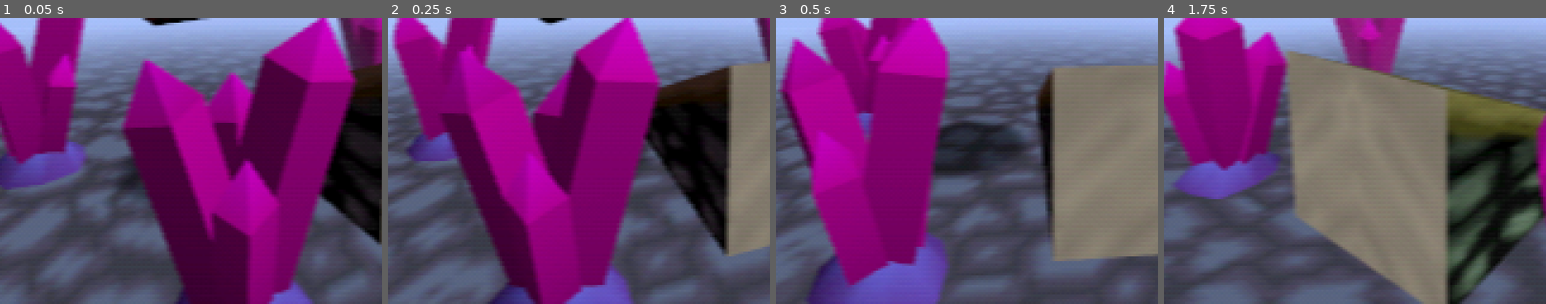
Above: before the commit, frames 1-4 (left to right).
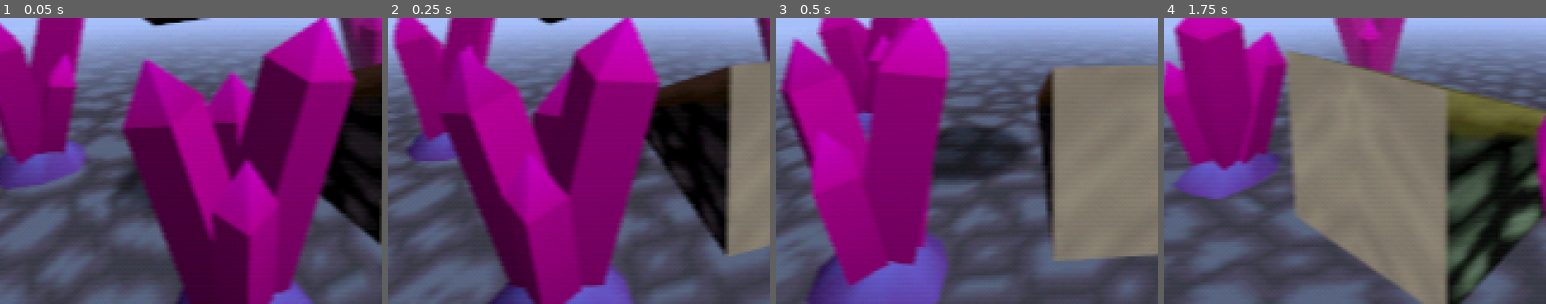
Above: after the commit, the same moments.

Repository: MenacingMecha/godot-n64-shader-demo
Game: Godot game, scene res://main.tscn
Same seed, same stepped clock (60 frames per second), same inputs: the game is played once before the commit and once after it. The engine's default icon, where the game draws it, is replaced by a stand-in: a white triangle on a blue panel in a dark square.
Inputs:
- Up to frame 1 (0.05 s): no input
- Up to frame 2 (0.25 s): no input
- Up to frame 3 (0.5 s): no input
- Up to frame 4 (1.75 s): tap Enter (ui_accept) at 0.5, 0.77, 1.52 s
The pictures show only the part of the screen within x 13-63%, y 50-100%; the shares and areas given below are measured in that part.

The runs differ from the first frame. In frame 1, less than 0.1% of the frame differs, in the area x 36-39%, y 63-66%; in frame 2, less than 0.1%; in frame 3, 0.8%, in the area x 41-65%, y 36-59%; in frame 4, nothing differs.

Commit message:
Removed redundant nodes in `world.tscn`

Diff:
--- a/world/object_mat.tres
+++ /dev/null
@@ -1,12 +0,0 @@
-[gd_resource type="ShaderMaterial" load_steps=3 format=2]
-
-[ext_resource path="res://shaders/n64_lit.shader" type="Shader" id=1]
-[ext_resource path="res://icon.png" type="Texture" id=2]
-
-[resource]
-shader = ExtResource( 1 )
-shader_param/modulate_color = Color( 1, 1, 1, 1 )
-shader_param/uv_scale = Vector2( 1, 1 )
-shader_param/uv_offset = Vector2( 0, 0 )
-shader_param/uv_pan_velocity = Vector2( 0, 0 )
-shader_param/albedoTex = ExtResource( 2 )
--- a/world/shadow/shadow.tscn
+++ b/world/shadow/shadow.tscn
@@ -10,5 +10,6 @@
 script = ExtResource( 2 )
 
 [node name="MeshInstance" type="MeshInstance" parent="."]
+transform = Transform( 1, 0, 0, 0, 1, 0, 0, 0, 1, 0, 0.02, 0 )
 mesh = SubResource( 1 )
 material/0 = ExtResource( 1 )
--- a/world/world.tscn
+++ b/world/world.tscn
@@ -1,13 +1,11 @@
-[gd_scene load_steps=22 format=2]
+[gd_scene load_steps=19 format=2]
 
 [ext_resource path="res://world/orbit_camera.gd" type="Script" id=1]
 [ext_resource path="res://world/bevel-box.obj" type="ArrayMesh" id=2]
 [ext_resource path="res://world/spatial_sin_pan.gd" type="Script" id=3]
 [ext_resource path="res://world/floor.tres" type="Material" id=4]
-[ext_resource path="res://world/object_mat.tres" type="Material" id=5]
 [ext_resource path="res://world/shadow/shadow.tscn" type="PackedScene" id=6]
 [ext_resource path="res://world/sparkle_mat.tres" type="Material" id=7]
-[ext_resource path="res://world/box.obj" type="ArrayMesh" id=8]
 [ext_resource path="res://world/object_metal_mat.tres" type="Material" id=9]
 [ext_resource path="res://world/light-shaft_mat.tres" type="Material" id=10]
 [ext_resource path="res://world/crystal/crystal_mesh.tscn" type="PackedScene" id=11]
@@ -35,10 +33,25 @@
 subdivide_width = 25
 subdivide_depth = 25
 
-[sub_resource type="BoxShape" id=4]
-extents = Vector3( 3.0314, 1, 1 )
+[node name="World" type="Spatial"]
 
-[node name="World" type="Spatial"]
+[node name="SceneControls" type="Node" parent="."]
+script = ExtResource( 16 )
+
+[node name="OrbitPoint" type="Spatial" parent="." groups=["can_pause", "can_restart"]]
+transform = Transform( 0.831023, 0, -0.556238, 0, 1, 0, 0.556238, 0, 0.831023, 0, -2.38419e-07, -4.76837e-07 )
+script = ExtResource( 1 )
+
+[node name="Camera" type="Camera" parent="OrbitPoint"]
+transform = Transform( 1, 0, 0, 0, 0.989078, 0.147395, 0, -0.147395, 0.989078, 0, 2.147, 4.48151 )
+fov = 68.1243
+
+[node name="DirectionalLight" type="DirectionalLight" parent="."]
+transform = Transform( 0.524194, -0.536217, 0.661583, 0, 0.776871, 0.62966, -0.851599, -0.330064, 0.407231, 4.40183, 2.79045, 2.57139 )
+light_bake_mode = 0
+
+[node name="WorldEnvironment" type="WorldEnvironment" parent="."]
+environment = ExtResource( 15 )
 
 [node name="BoxMetal" type="MeshInstance" parent="." groups=["can_pause", "can_restart"]]
 transform = Transform( 0.613118, 0, 0, 0, 0.613118, 0, 0, 0, 0.613118, -1, 2.236, 0 )
@@ -52,43 +65,11 @@
 draw_pass_1 = SubResource( 2 )
 
 [node name="BoxShadow" parent="." groups=["can_pause", "can_restart"] instance=ExtResource( 6 )]
-transform = Transform( 1, 0, 0, 0, 1, 0, 0, 0, 1, -1.05202, 0.0997695, 0.0395253 )
-
-[node name="BoxLit" type="MeshInstance" parent="."]
-transform = Transform( 0.613118, 0, 0, 0, 0.613118, 0, 0, 0, 0.613118, 1, 2.236, 0 )
-visible = false
-mesh = ExtResource( 8 )
-material/0 = ExtResource( 5 )
-script = ExtResource( 3 )
-
-[node name="BoxShadow2" parent="." instance=ExtResource( 6 )]
-transform = Transform( 3.2649, 0, 0, 0, -1.42713e-07, 1, 0, -3.2649, -4.37114e-08, 0.651182, 0.507847, 0.572559 )
-visible = false
+transform = Transform( 1, 0, 0, 0, 1, 0, 0, 0, 1, -1.052, 0, 0.04 )
 
 [node name="Floor" type="MeshInstance" parent="."]
 mesh = SubResource( 3 )
 material/0 = ExtResource( 4 )
-
-[node name="FloorBody" type="StaticBody" parent="Floor"]
-
-[node name="CollisionShape" type="CollisionShape" parent="Floor/FloorBody"]
-transform = Transform( 1, 0, 0, 0, 1, 0, 0, 0, 1, 0, -0.993481, 0 )
-shape = SubResource( 4 )
-
-[node name="OrbitPoint" type="Spatial" parent="." groups=["can_pause", "can_restart"]]
-transform = Transform( 0.831023, 0, -0.556238, 0, 1, 0, 0.556238, 0, 0.831023, 0, -2.38419e-07, -4.76837e-07 )
-script = ExtResource( 1 )
-
-[node name="Camera" type="Camera" parent="OrbitPoint"]
-transform = Transform( 1, 0, 0, 0, 0.989078, 0.147395, 0, -0.147395, 0.989078, 0, 2.147, 4.48151 )
-fov = 68.1243
-
-[node name="WorldEnvironment" type="WorldEnvironment" parent="."]
-environment = ExtResource( 15 )
-
-[node name="DirectionalLight" type="DirectionalLight" parent="."]
-transform = Transform( 0.524194, -0.536217, 0.661583, 0, 0.776871, 0.629659, -0.851599, -0.330064, 0.407231, 4.40183, 2.79045, 2.57139 )
-light_bake_mode = 0
 
 [node name="crystal" parent="." instance=ExtResource( 11 )]
 transform = Transform( 0.719146, 0, 0.694859, 0, 1, 0, -0.694859, 0, 0.719146, 2.32347, 0, 1.434 )
@@ -114,6 +95,3 @@
 skeleton = NodePath("")
 material/0 = ExtResource( 19 )
 material/1 = ExtResource( 20 )
-
-[node name="SceneControls" type="Node" parent="."]
-script = ExtResource( 16 )
Not shown, removed: world/box.obj
Not shown, removed: world/box.obj.import
